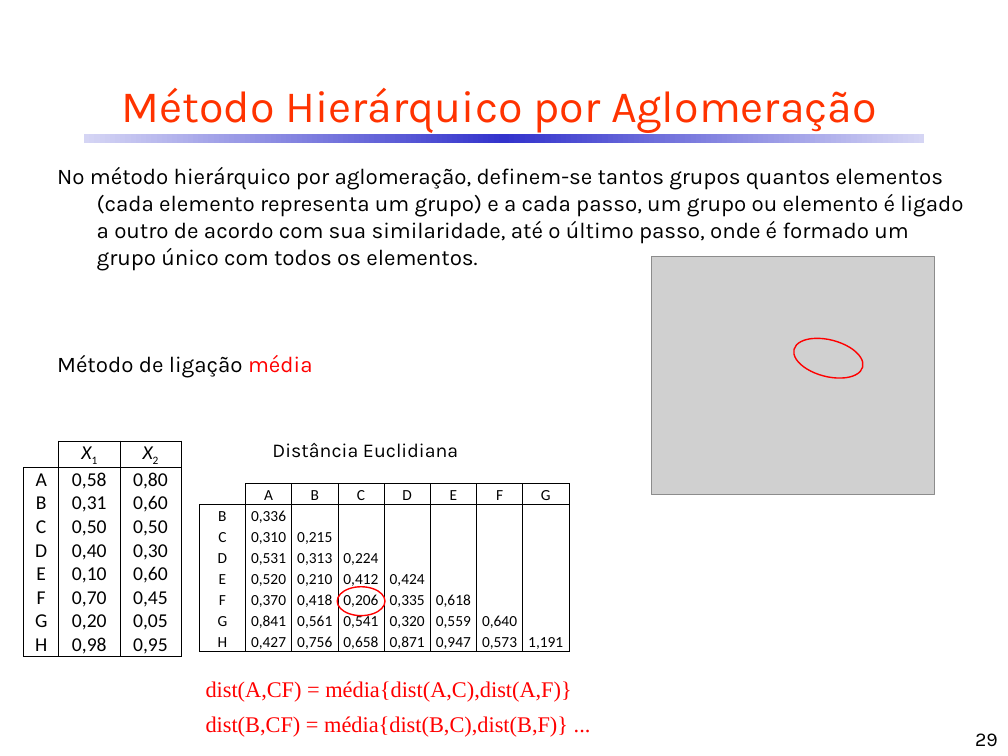
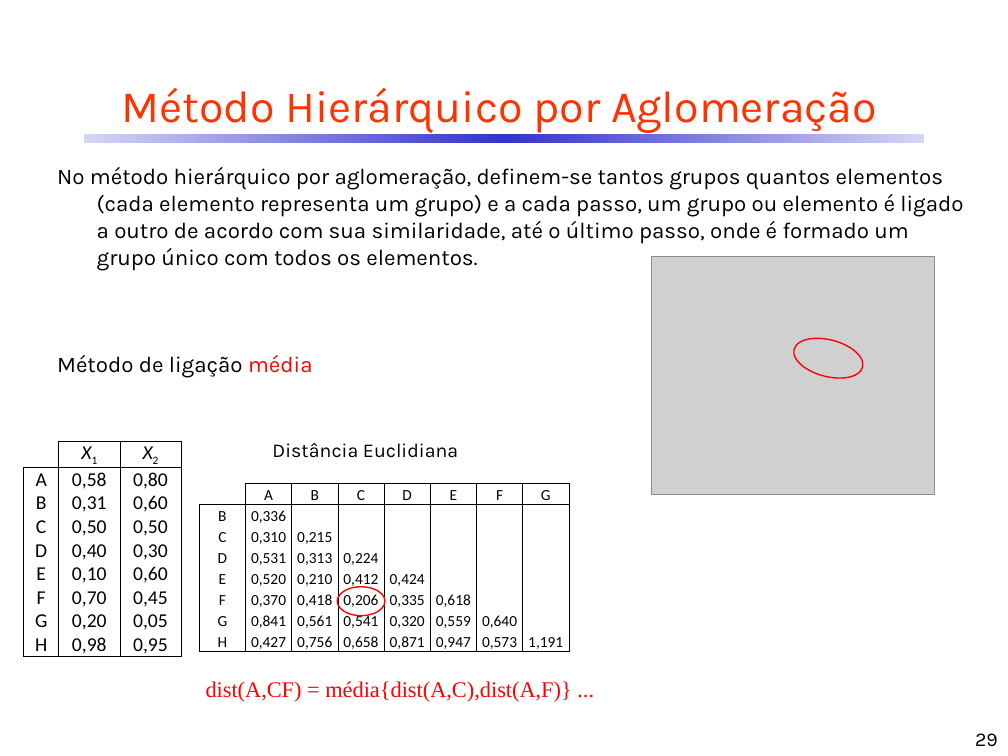
Before and after one commit to CDRenno/Estatistica, a slide deck: slide 29 of ppt/13AAgrup.pptx. Drawn at 1008x756 pixels with LibreOffice and Linux fonts; fonts in the diff are those of the drawing; grey boxes stand for pictures. Boxes give left, top, right and bottom in pixels: in the first picture for what was removed or moved away, otherwise in the second. Text is boxed around its words. In the diff, an @@ line names an element or a change of style, - is before the commit and + after.

```diff
--- a/ppt/13AAgrup.pptx
+++ b/ppt/13AAgrup.pptx
@@ text removed at (206,716,568,737) @@
-dist(B,CF) = média{dist(B,C),dist(B,F)} ...
```
Also in this commit, not shown: 17 other slides changed, 1 other file.
